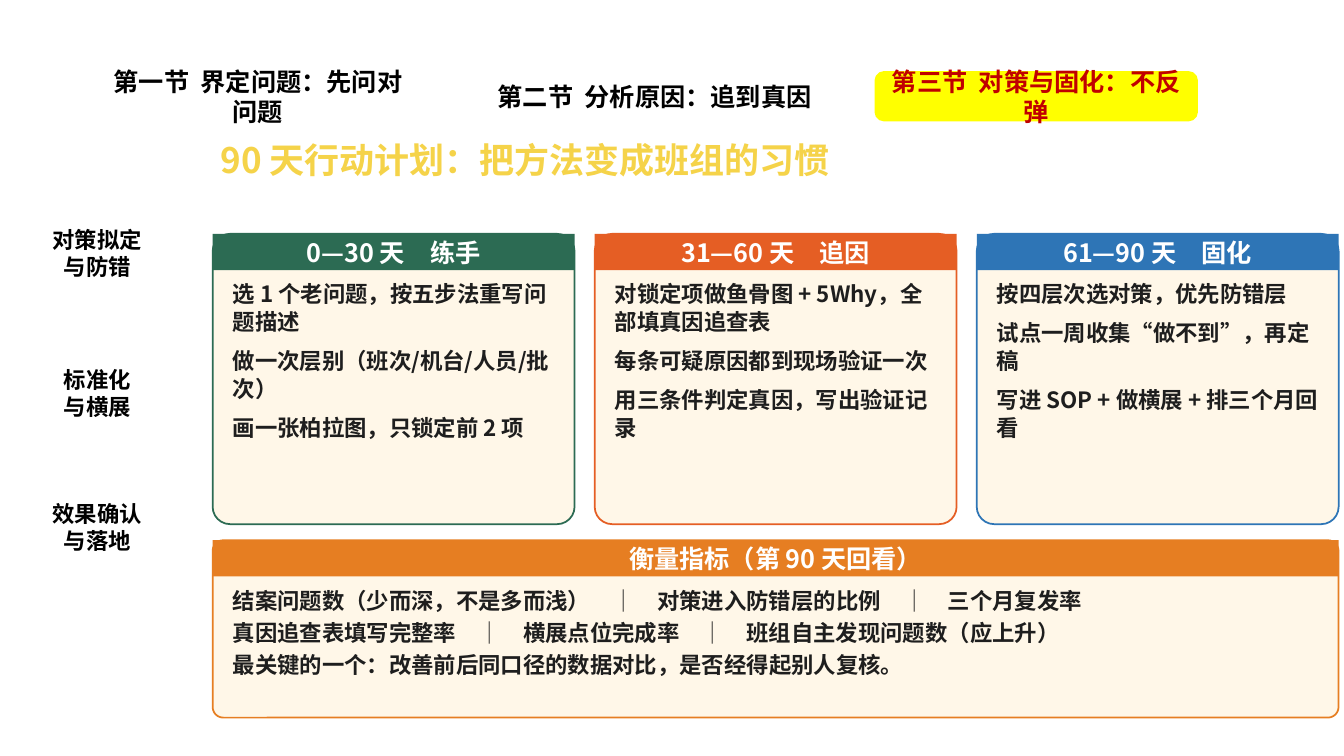
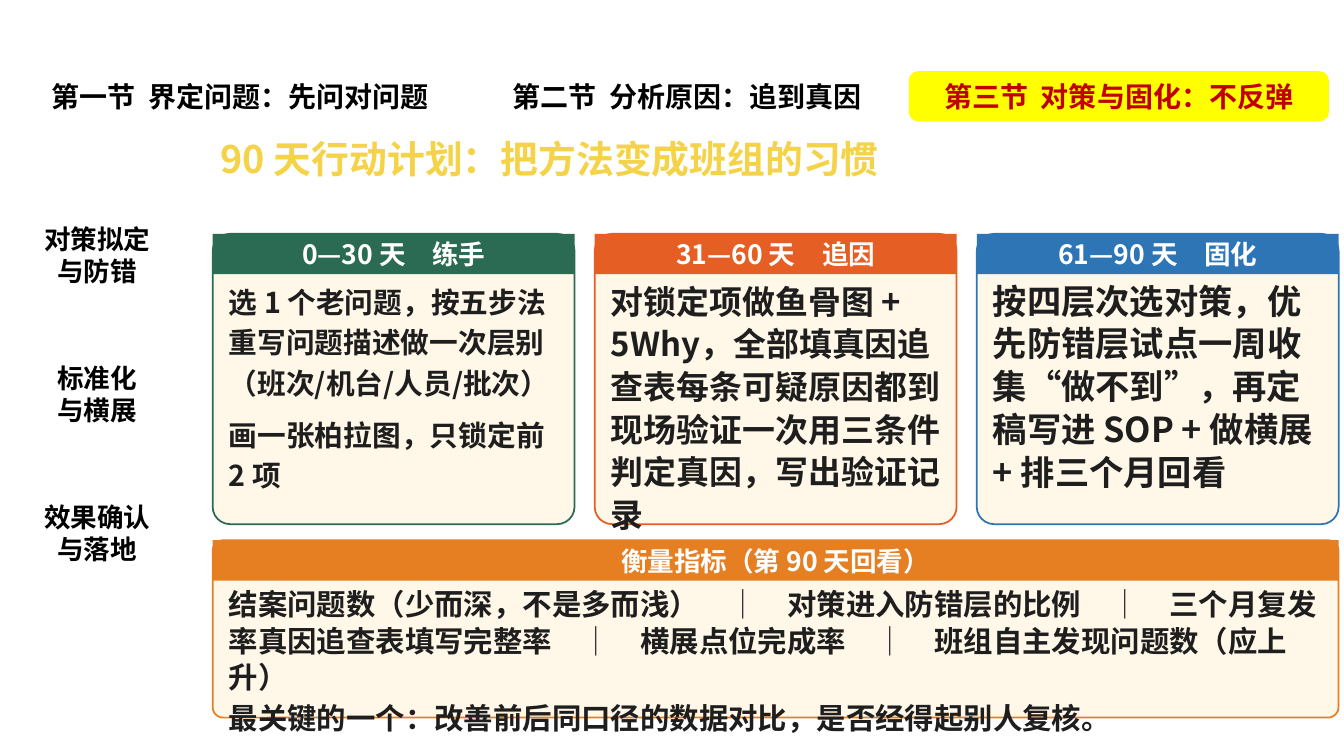
Before and after one commit to caixinyu2017-star/xixi, a slide deck: slide 46 of 管理技能课-问题分析与解决.pptx. Drawn at 1344x756 pixels with LibreOffice and Linux fonts; fonts in the diff are those of the drawing; background and template pictures are left out. Boxes give left, top, right and bottom in pixels: in the first picture for what was removed or moved away, otherwise in the second. Text is boxed around its words. In the diff, an @@ line names an element or a change of style, - is before the commit and + after.

```diff
--- a/管理技能课-问题分析与解决.pptx
+++ b/管理技能课-问题分析与解决.pptx
@@ text "问题分析与解决" moved from (x1=30, y1=0, x2=1311, y2=68) to (x1=10, y1=0, x2=1334, y2=68) @@
@@ text "问题分析与解决" at (x1=10, y1=0, x2=1334, y2=68): size 26 to 28 pt; alignment left to centre @@
@@ rounded rectangle "第一节 界定问题：先问对问题" resized from (x1=92, y1=73, x2=424, y2=120) to (x1=16, y1=73, x2=465, y2=120) @@
@@ rounded rectangle "第二节 分析原因：追到真因" resized from (x1=465, y1=73, x2=845, y2=120) to (x1=479, y1=73, x2=896, y2=120) @@
@@ size 18 to 20 pt in 3 elements at (x1=479, y1=73, x2=896, y2=120), (x1=16, y1=73, x2=465, y2=120), (x1=910, y1=73, x2=1328, y2=120) @@
@@ rounded rectangle "第三节 对策与固化：不反弹" resized from (x1=876, y1=73, x2=1197, y2=120) to (x1=910, y1=73, x2=1328, y2=120) @@
@@ text "90 天行动计划：把方法变成班组的习惯" at (x1=221, y1=140, x2=879, y2=177): size 25 to 27 pt @@
@@ rounded rectangle "对策拟定" resized from (x1=4, y1=217, x2=191, y2=289) to (x1=4, y1=216, x2=191, y2=294) @@
@@ rectangle "0—30 天 练手" resized from (x1=213, y1=234, x2=575, y2=270) to (x1=213, y1=234, x2=575, y2=274) @@
@@ rectangle "31—60 天 追因" resized from (x1=595, y1=234, x2=957, y2=270) to (x1=595, y1=234, x2=957, y2=274) @@
@@ size 18 to 19 pt in 4 elements at (x1=213, y1=540, x2=1339, y2=581), (x1=213, y1=234, x2=575, y2=274), (x1=595, y1=234, x2=957, y2=274), (x1=977, y1=234, x2=1339, y2=274) @@
@@ rectangle "61—90 天 固化" resized from (x1=977, y1=234, x2=1339, y2=270) to (x1=977, y1=234, x2=1339, y2=274) @@
@@ text at (x1=229, y1=288, x2=550, y2=400): text changed; size 16 to 20.5 pt @@
-选 1 个老问题，按五步法重写问题描述
-做一次层别（班次/机台/人员/批次）
+选 1 个老问题，按五步法重写问题描述做一次层别（班次/机台/人员/批次）
@@ text at (x1=611, y1=286, x2=940, y2=530): text changed; size 16 to 23.5 pt @@
-对锁定项做鱼骨图 + 5Why，全部填真因追查表
-每条可疑原因都到现场验证一次
-用三条件判定真因，写出验证记录
+对锁定项做鱼骨图 + 5Why，全部填真因追查表每条可疑原因都到现场验证一次用三条件判定真因，写出验证记录
@@ text at (x1=993, y1=284, x2=1313, y2=488): text changed; size 16 to 24.5 pt @@
-按四层次选对策，优先防错层
-试点一周收集“做不到”，再定稿
-写进 SOP + 做横展 + 排三个月回看
+按四层次选对策，优先防错层试点一周收集“做不到”，再定稿写进 SOP + 做横展 + 排三个月回看
@@ rounded rectangle "标准化" resized from (x1=4, y1=357, x2=191, y2=430) to (x1=4, y1=355, x2=191, y2=434) @@
@@ text at (x1=229, y1=421, x2=545, y2=489): size 16 to 20.5 pt in "画一张柏拉图，只锁定前 2 项"; line spacing 1.04 to 1.18 @@
@@ size 16 to 19 pt in 3 elements at (x1=4, y1=355, x2=191, y2=434), (x1=4, y1=216, x2=191, y2=294), (x1=4, y1=494, x2=191, y2=573) @@
@@ rounded rectangle "效果确认" resized from (x1=4, y1=491, x2=191, y2=564) to (x1=4, y1=494, x2=191, y2=573) @@
@@ rectangle "衡量指标（第 90 天回看）" resized from (x1=213, y1=540, x2=1339, y2=577) to (x1=213, y1=540, x2=1339, y2=581) @@
@@ text at (x1=229, y1=590, x2=1317, y2=691): text changed; size 16 to 21 pt @@
-结案问题数（少而深，不是多而浅） │ 对策进入防错层的比例 │ 三个月复发率
-真因追查表填写完整率 │ 横展点位完成率 │ 班组自主发现问题数（应上升）
+结案问题数（少而深，不是多而浅） │ 对策进入防错层的比例 │ 三个月复发率真因追查表填写完整率 │ 横展点位完成率 │ 班组自主发现问题数（应上升）
@@ text at (x1=229, y1=704, x2=1111, y2=733): size 16 to 21 pt in "最关键的一个：改善前后同口径的数据对比，是否经得起别人复核。" @@
```
Also in this commit, not shown: 59 other slides changed, 28 other files.
